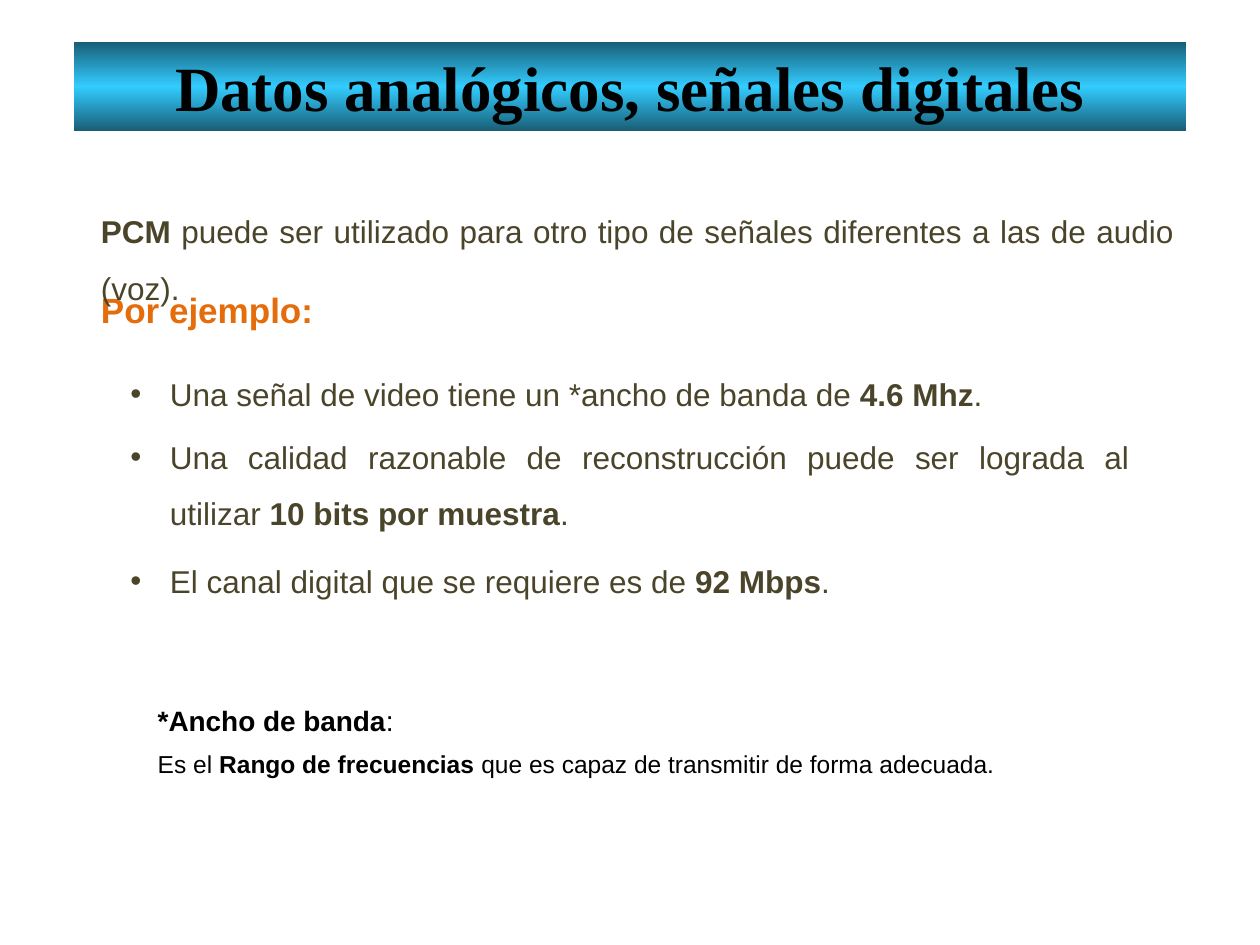
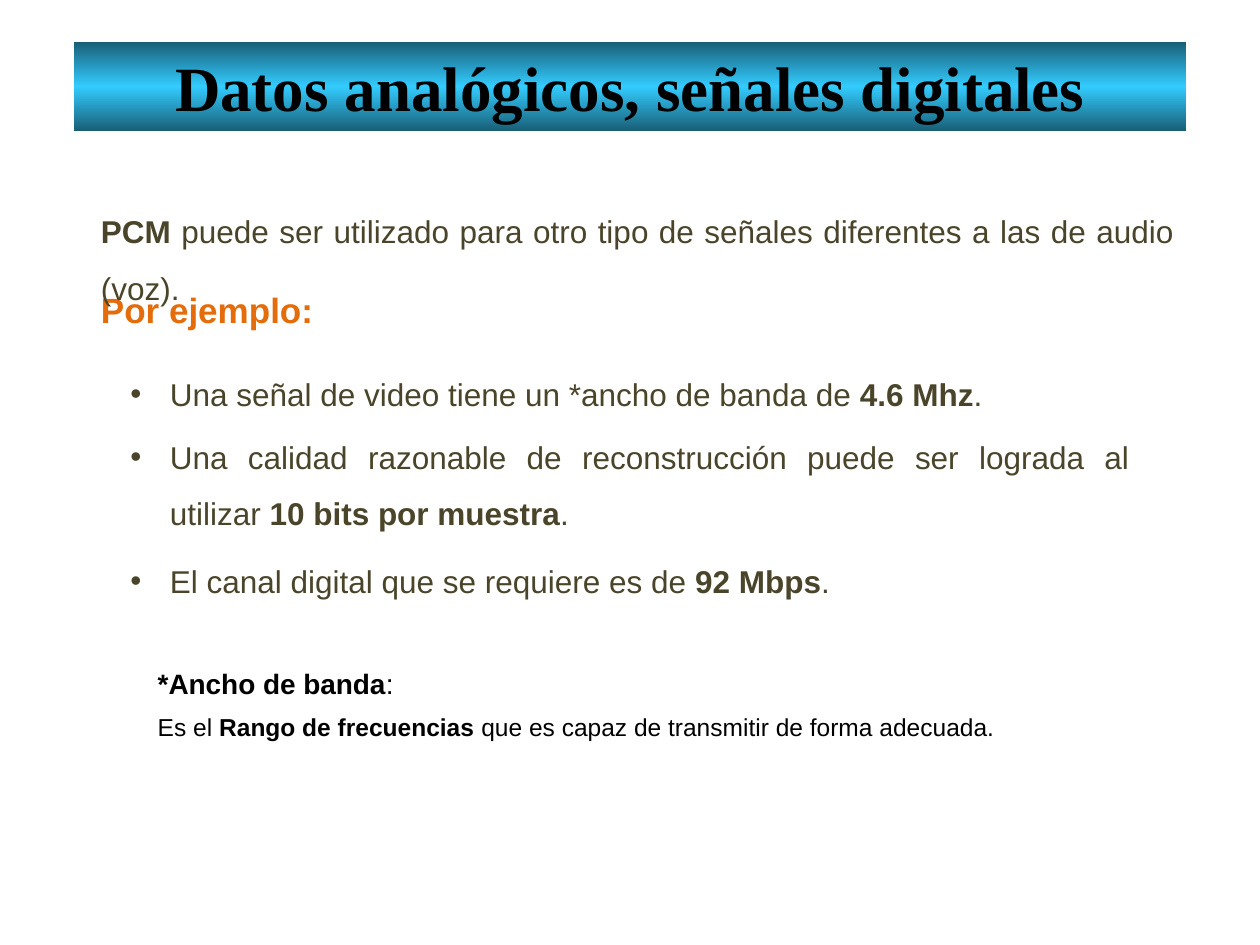
Before and after one commit to lizetheP/Redes1, a slide deck: slide 21 of CalendarioAgo21/Presentaciones/11_AnalogicasDigitalesCompletoF.pptx. Drawn at 1260x945 pixels with LibreOffice and Linux fonts; fonts in the diff are those of the drawing. Boxes give left, top, right and bottom in pixels: in the first picture for what was removed or moved away, otherwise in the second. Text is boxed around its words. In the diff, an @@ line names an element or a change of style, - is before the commit and + after.

Commit message:
subir

```diff
--- a/CalendarioAgo21/Presentaciones/11_AnalogicasDigitalesCompletoF.pptx
+++ b/CalendarioAgo21/Presentaciones/11_AnalogicasDigitalesCompletoF.pptx
@@ text "*Ancho de banda:": place and size @@
-text "*Ancho de banda:" at (158, 710, 994, 779)
+text "*Ancho de banda:" at (158, 673, 994, 741)
```
